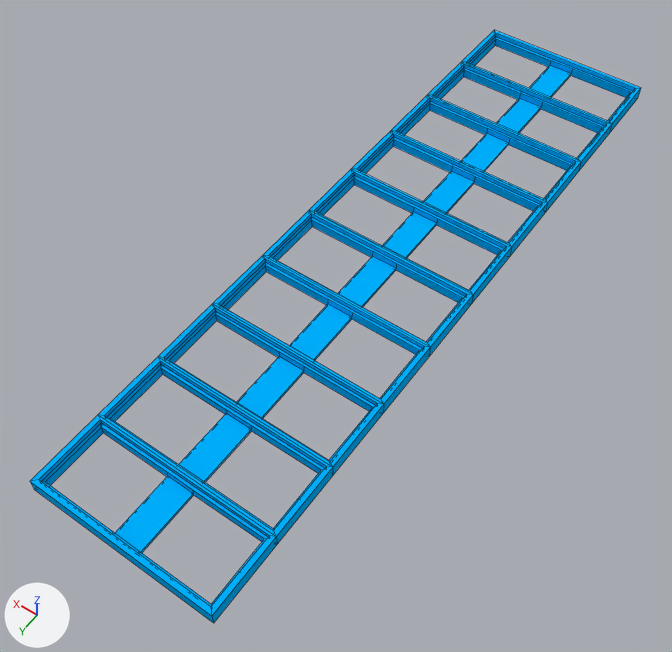
The Blender file fret.blend as it was, and as the next commit left it.
Both versions are drawn from a 50 mm camera at (-114.0, 312.0, 242.0) aimed at (3.0, 148.0, -16.0). Arrows for +X, +Y and +Z are at lower left; the lights stay in place. Mesh edges are drawn as thin lines.

Before the edit, the objects in view are built like this:
```python
me_cube = bpy.data.meshes.new('Cube')
me_cube.from_pydata(...)  # 344 vertices, 312 faces; spans x -34.0..34.0, y -14.0..256.0, z -4.0..2.0
me_cube.materials.append(mat_plastic)  # blue #00b1ff
me_fret_pcb = bpy.data.meshes.new('Fret pcb')
me_fret_pcb.from_pydata(...)  # 104 vertices, 180 faces; spans x -32.5..32.5, y -12.5..12.5, z 0.0..2.6
# faces by material slot: [49, 72, 59]
me_fret_pcb.materials.append(mat_pcb)  # black #303030
me_fret_pcb.materials.append(mat_leds)  # white #e7e7e7
me_fret_pcb.materials.append(mat_pads)  # black #000000
ob_fret_pcb = bpy.data.objects.new('Fret pcb', me_fret_pcb)
ob_fret_pcb.location = (0.0, 0.0, 0.0)
_m = ob_fret_pcb.modifiers.new('Array', 'ARRAY')
_m.count = 5
_m.use_constant_offset = True
_m.constant_offset_displace = (0.0, -2.0, 0.0)
_m.relative_offset_displace = (0.0, -1.0, 0.0)
_m = ob_fret_pcb.modifiers.new('Array.001', 'ARRAY')
_m.use_constant_offset = True
_m.constant_offset_displace = (0.0, 2.0, 0.0)
_m.relative_offset_displace = (0.0, 1.0, 0.0)
_m.merge_threshold = 19.0
ob_fret_pcb.hide_viewport = True
ob_simple_plastic = bpy.data.objects.new('Simple plastic', me_cube)
ob_simple_plastic.location = (0.0, 0.0, 0.0)
```
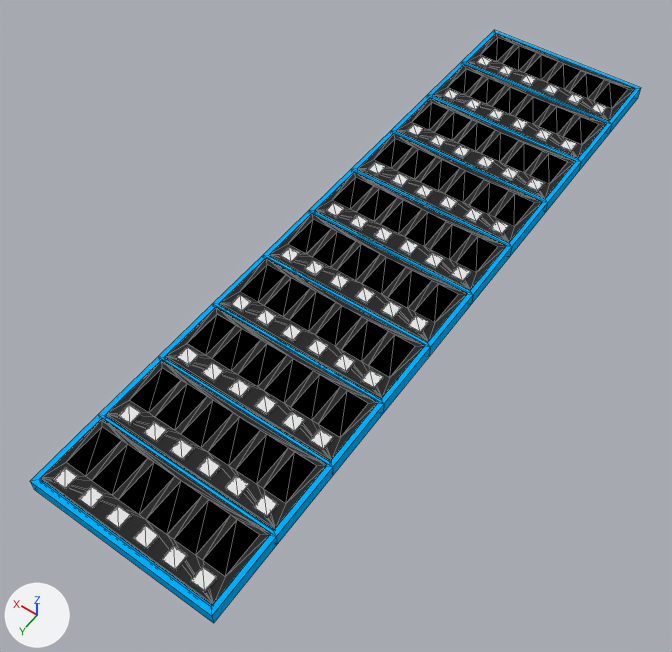
Boxes [x1, y1, x2, y2] around the edits, measured in the pictures (672 x 652 px):
'Fret pcb', shown
    after: [41, 34, 635, 605]
'Simple plastic', unchanged, covered by the edit
    both: [30, 30, 641, 623]

The change, as a diff of the scene's bpy script:
```diff
--- a/fret.blend.py
+++ b/fret.blend.py
@@ ob_fret_pcb @@
 _m = ob_fret_pcb.modifiers.new('Array', 'ARRAY')
-_m.count = 5
+_m.count = 10
 _m.use_constant_offset = True
-_m.constant_offset_displace = (0.0, -2.0, 0.0)
-_m.relative_offset_displace = (0.0, -1.0, 0.0)
-_m = ob_fret_pcb.modifiers.new('Array.001', 'ARRAY')
-_m.use_constant_offset = True
-_m.constant_offset_displace = (0.0, 2.0, 0.0)
+_m.constant_offset_displace = (0.0, 1.8, 0.0)
 _m.relative_offset_displace = (0.0, 1.0, 0.0)
-_m.merge_threshold = 19.0
-ob_fret_pcb.hide_viewport = True
```
